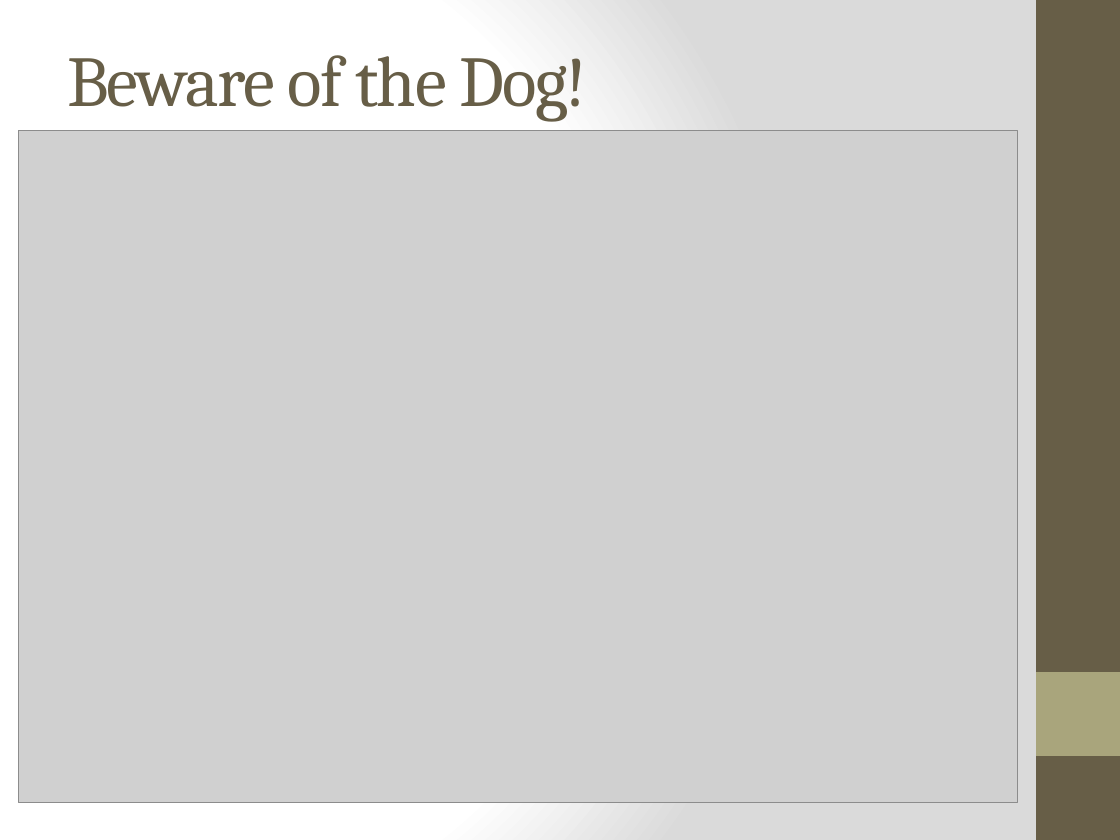
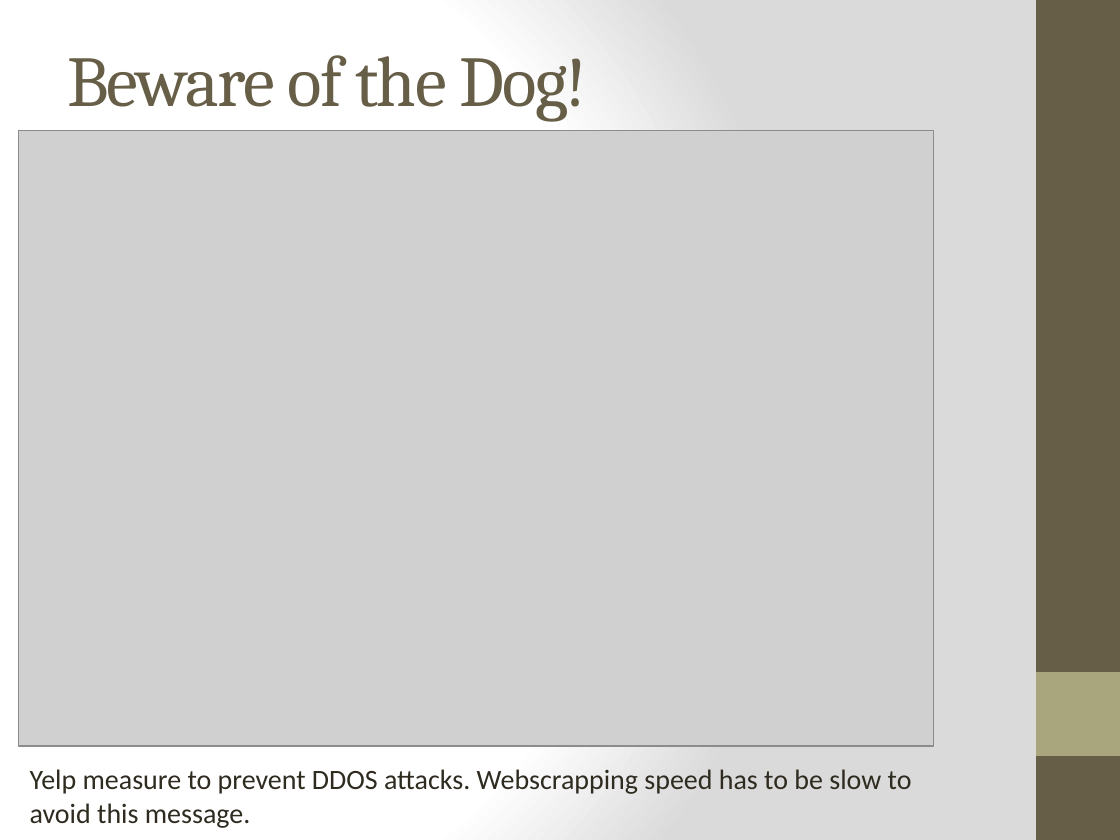
Before and after one commit to RahulJKVerma/DataminingProject, a slide deck: slide 8 of Fake Review Detection.pptx. Drawn at 1120x840 pixels with LibreOffice and Linux fonts; fonts in the diff are those of the drawing; grey boxes stand for pictures. Boxes give left, top, right and bottom in pixels: in the first picture for what was removed or moved away, otherwise in the second. Text is boxed around its words. In the diff, an @@ line names an element or a change of style, - is before the commit and + after.

Commit message:
Submission of small data sample and presentation

```diff
--- a/Fake Review Detection.pptx
+++ b/Fake Review Detection.pptx
@@ picture: place and size @@
-picture at (19, 131, 1018, 803)
+picture at (19, 131, 934, 747)
@@ text added at (30, 769, 912, 828), 18 pt, text #2F2B20 @@
+Yelp measure to prevent DDOS attacks. Webscrapping speed has to be slow to avoid this message.
```
Also in this commit, not shown: 1 other file.
